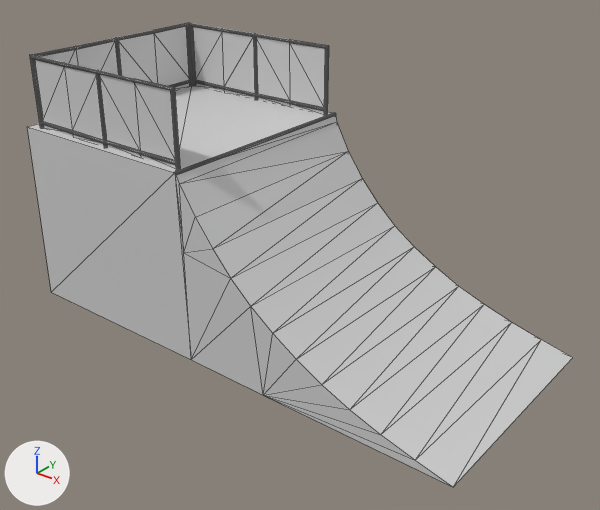
The COLLADA model RampRamp/art.scnassets/quarter.dae: old version first, new version second.
One viewpoint serves both versions: a 50 mm lens placed at (1.85, -2.28, 1.73), pointed at (0.07, -0.05, 0.35). The lights are fixed; the arrows at lower left show +X, +Y and +Z. Mesh edges are drawn as thin lines. Where no turn or scale is listed for an object, it has been applied to the vertices.

In view in the first picture: 'Object03_01___Default', 'fance_wire_225198087'.
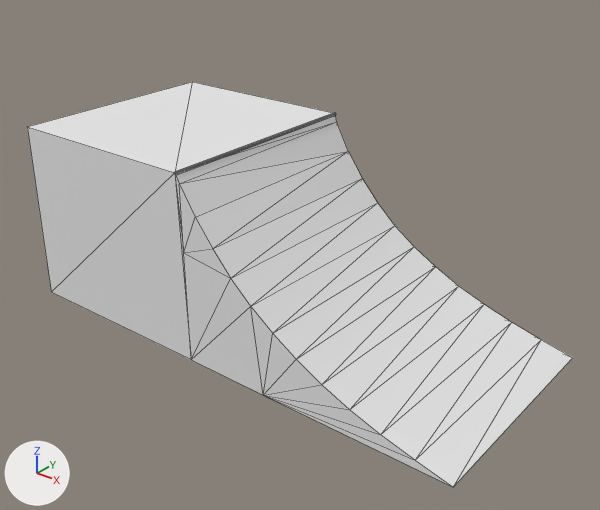
Diff of the bpy script that builds the scene:
```diff
--- a/RampRamp/art.scnassets/quarter.dae.py
+++ b/RampRamp/art.scnassets/quarter.dae.py
@@ mat_quarter @@
+mat_quarter = principled_material('quarter')
+mat_quarter.base_color = (0.8, 0.8, 0.8)  # white #e7e7e7
+mat_quarter.roughness = 0.9
@@ me_object03_01___default @@
 me_object03_01___default.from_pydata(...)  # 48 vertices, 81 faces; spans x -0.99..0.99, y -0.46..0.46, z 0.0..0.75
 # used by ob_object03_01___default; location = (0.0, 0.0, 0.0)
+# me_object03_01___default part 1
+# 7 faces are deleted
+# 7 new faces join them
+# me_object03_01___default part 2: 76 faces spanning x -0.99..0.99, y -0.46..0.46, z 0.0..0.75 switch from mat_1___default (light grey #d1d1d1) to mat_quarter (white #e7e7e7)
@@ ob_fance_wire_225198087 @@
-ob_fance_wire_225198087 = bpy.data.objects.new('fance_wire_225198087', me_fance_wire_225198087)
-ob_fance_wire_225198087.location = (0.0, 0.0, 0.0)
```

Pixel boxes [x1, y1, x2, y2] of what changed, in the pictures (600 x 510 px; the box of a moved part takes in the faces that stretch with it):
'fance_wire_225198087', deleted: before [30, 23, 329, 169]
part 1 of me_object03_01___default, moved or reshaped: [174, 113, 333, 174] in both
part 2 of me_object03_01___default, recoloured (grey to white): [27, 85, 573, 487] in both
